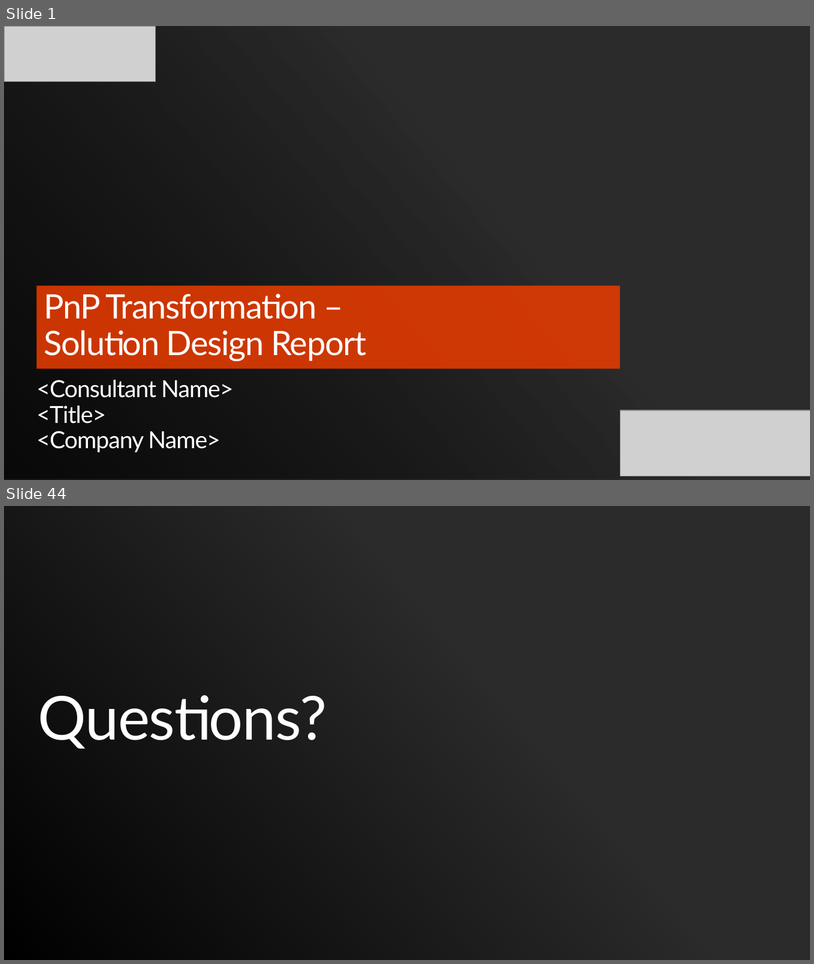
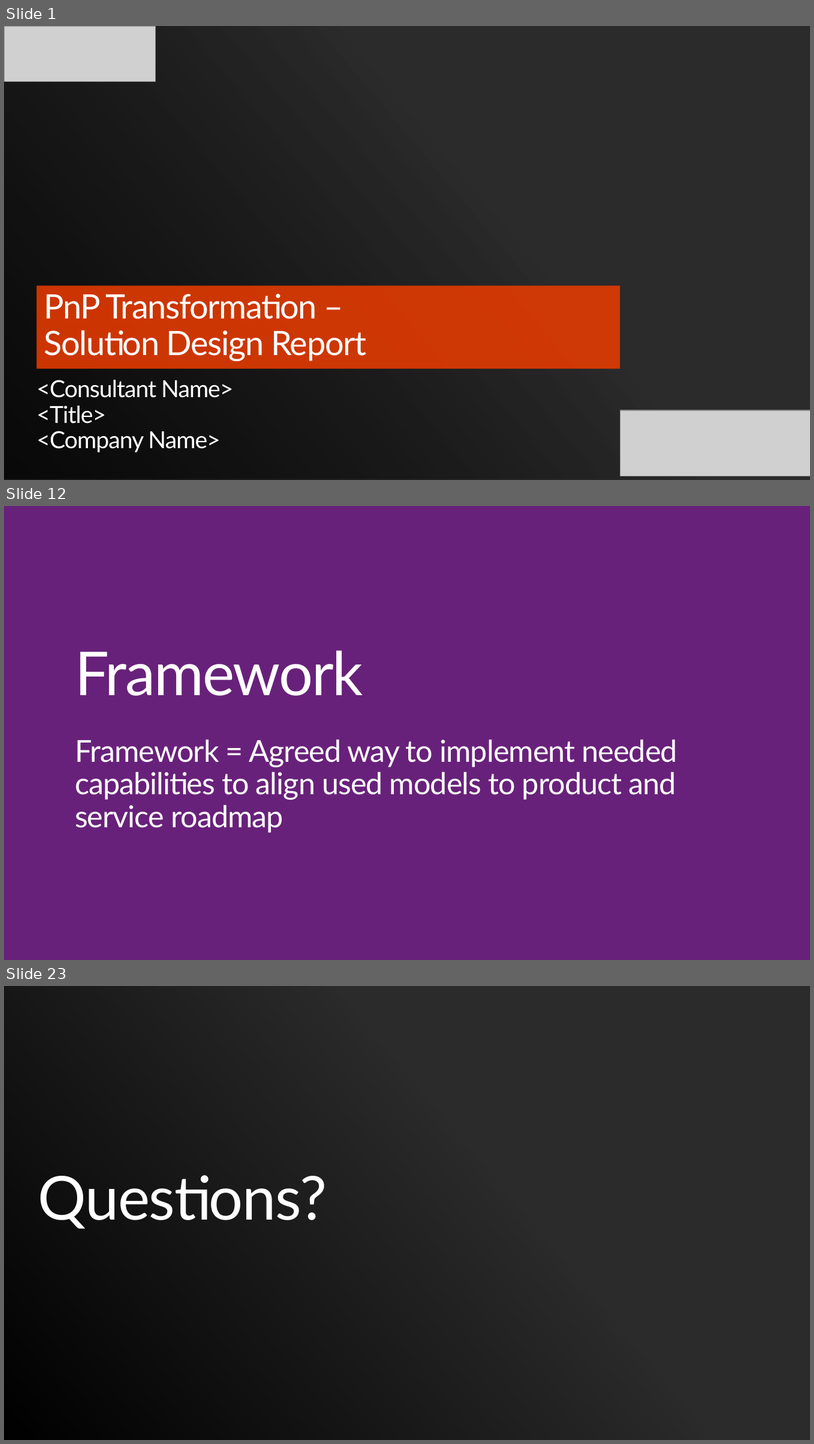
Before and after one commit to SharePoint/PnP-Guidance, a slide deck: PnP Transformation Process/Templates/Solution Design Report Presentation Template.pptx. Shown one above the other, each under a label of ours: slides 1 and 44 before the commit, slides 1, 12 and 23 after it; the slides between them are not shown. The pictures are 814x964 and 814x1444 pixels, drawn with LibreOffice and Linux fonts; fonts in the diff are those of the drawing; grey boxes stand for pictures; background and template pictures are left out; a plain dark background stands for a picture behind light text. Boxes give left, top, right and bottom in pixels: in the first picture for what was removed or moved away, otherwise in the second. Text is boxed around its words. In the diff, an @@ line names an element or a change of style, - is before the commit and + after.

```diff
--- a/PnP Transformation Process/Templates/Solution Design Report Presentation Template.pptx
+++ b/PnP Transformation Process/Templates/Solution Design Report Presentation Template.pptx
@@ slide 12 added at bbox=[4, 506, 810, 960], background #68217A @@
@@ title added at bbox=[75, 650, 363, 696], 72 pt, text #FFFFFF @@
+Framework
@@ text added at bbox=[75, 739, 678, 832], 36 pt, text #FFFFFF @@
+Framework = Agreed way to implement needed capabilities to align used models to product and service roadmap
@@ what was slide 44 is now slide 23 @@
```
Also in this commit, not shown: 4 slides changed, 17 other slides added, 39 slides removed.
